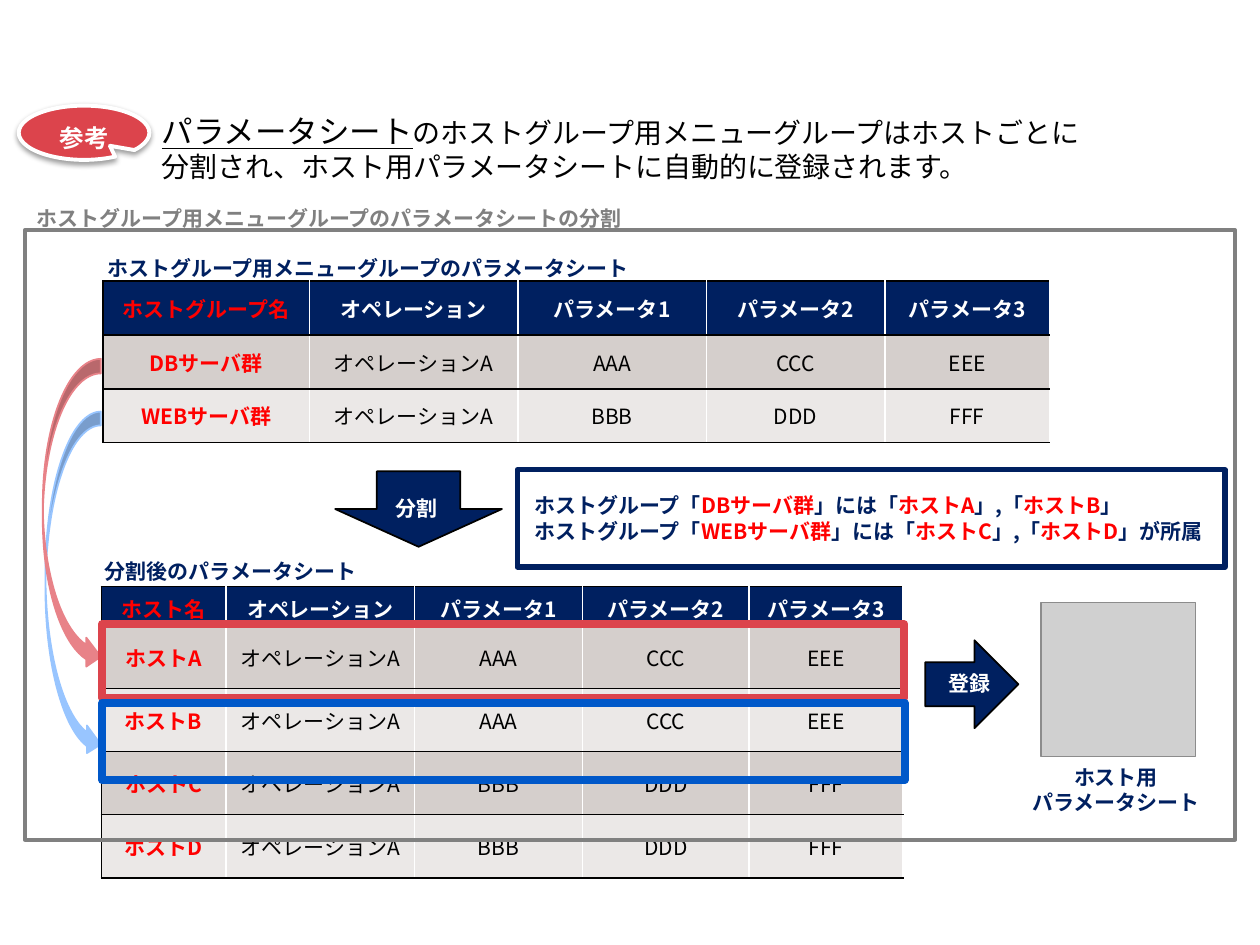
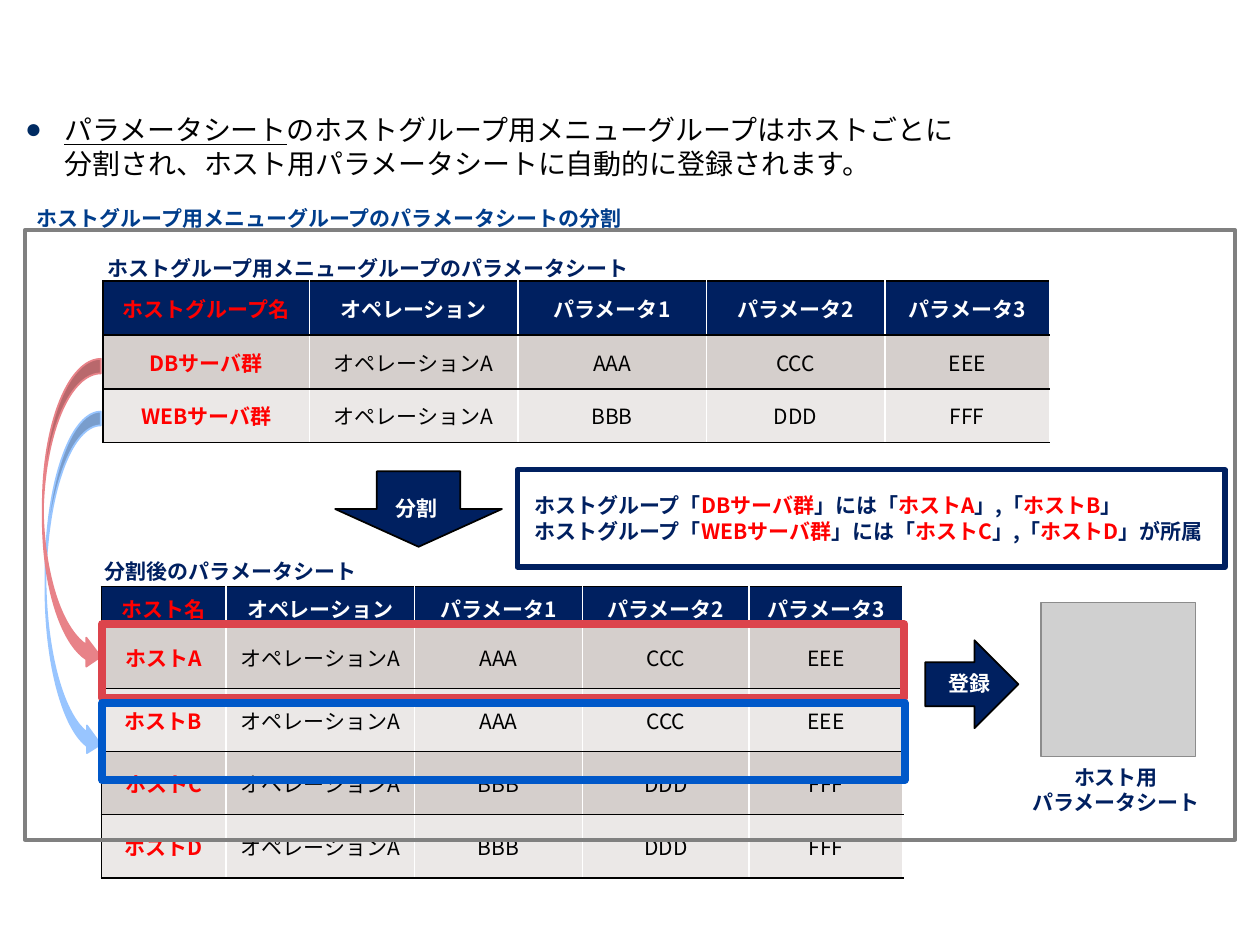
Before and after one commit to exastro-suite/it-automation-docs, a slide deck: slide 25 of asset/Learn_ja/ITA-hg-ps_classroom_lecture_ja.pptx. Drawn at 1260x945 pixels with LibreOffice and Linux fonts; fonts in the diff are those of the drawing; grey boxes stand for pictures; background and template pictures are left out. Boxes give left, top, right and bottom in pixels: in the first picture for what was removed or moved away, otherwise in the second. Text is boxed around its words. In the diff, an @@ line names an element or a change of style, - is before the commit and + after.

```diff
--- a/asset/Learn_ja/ITA-hg-ps_classroom_lecture_ja.pptx
+++ b/asset/Learn_ja/ITA-hg-ps_classroom_lecture_ja.pptx
@@ text "パラメータシートのホストグループ用メニューグループはホストごとに 分割され、ホスト用パラメータシートに自動的に登録されま ...": place and size @@
-text "パラメータシートのホストグループ用メニューグループはホストごとに 分割され、ホスト用パラメータシートに自動的に登録されま ..." at box(162, 117, 1079, 180)
+text "パラメータシートのホストグループ用メニューグループはホストごとに 分割され、ホスト用パラメータシートに自動的に登録されま ..." at box(64, 116, 953, 177)
@@ text "パラメータシートのホストグループ用メニューグループはホストごとに 分割され、ホスト用パラメータシートに自動的に登録されま ..." at box(64, 116, 953, 177): size 18 to 16 pt in "パラメータシートのホストグループ用メニューグループはホストごとに"; bullet none to ●; more space between paragraphs @@
@@ speech bubble removed at box(19, 106, 150, 160) @@
-参考
@@ text "ホストグループ用メニューグループのパラメータシートの分割" at box(37, 208, 621, 231): text colour #808080 to #003D8B @@
```
Also in this commit, not shown: 27 other slides changed, 1 other file.
